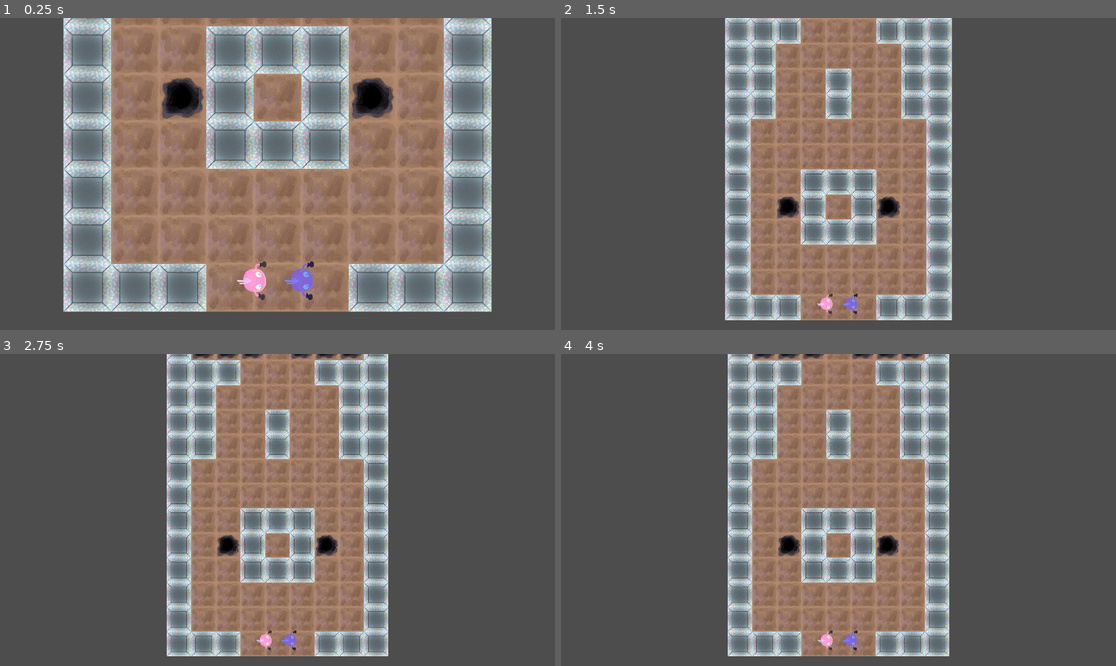
Above: before the commit, frames 1-4 (two rows, left to right).
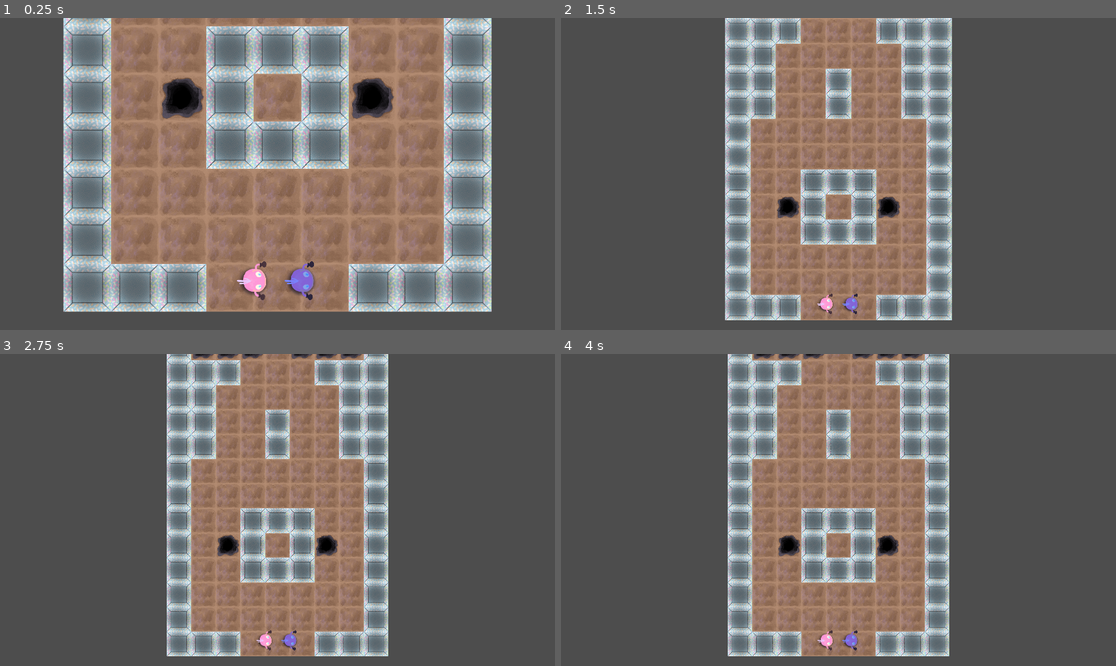
Above: after the commit, the same moments.

Repository: HephepTeam/GGJ2024
Game: Godot game, scene res://tile_map.tscn
The game is run twice, just before and just after one commit, with the same random seed, the same clock (stepped at 60 frames per second) and the same inputs. The project has no main scene, so this scene is started directly.
Inputs:
- Up to frame 1 (0.25 s): no input
- Up to frame 2 (1.5 s): no input
- Up to frame 3 (2.75 s): no input
- Up to frame 4 (4 s): tap Enter at 3.5 s

The runs differ from the first frame. In frame 1, 0.2% of the frame differs, in the area x 43-57%, y 79-90%; in frame 2, less than 0.1%; in frame 3, less than 0.1%; in frame 4, less than 0.1%.

Commit message:
shadown + footstep
ajout de l'ombre et du fx de pas

Diff:
--- /dev/null
+++ b/GGJ2024/scenes/player/footstep.gd
@@ -0,0 +1,6 @@
+extends CPUParticles2D
+
+func _ready():
+	emitting = true
+	await get_tree().create_timer(1).timeout
+	queue_free()
--- /dev/null
+++ b/GGJ2024/scenes/player/footstep.tres
@@ -0,0 +1,31 @@
+[gd_resource type="ParticleProcessMaterial" load_steps=5 format=3 uid="uid://b3uk2h8qogire"]
+
+[sub_resource type="Gradient" id="Gradient_7mxxc"]
+
+[sub_resource type="GradientTexture1D" id="GradientTexture1D_avofs"]
+gradient = SubResource("Gradient_7mxxc")
+
+[sub_resource type="Curve" id="Curve_5vonf"]
+_data = [Vector2(0, 0.486792), 0.0, 0.0, 0, 0, Vector2(1, 1), 0.0, 0.0, 0, 0]
+point_count = 2
+
+[sub_resource type="CurveTexture" id="CurveTexture_130dp"]
+curve = SubResource("Curve_5vonf")
+
+[resource]
+lifetime_randomness = 0.3
+particle_flag_disable_z = true
+emission_shape = 1
+emission_sphere_radius = 45.0
+direction = Vector3(1, 1, 0)
+spread = 90.0
+initial_velocity_min = 50.0
+initial_velocity_max = 50.0
+angular_velocity_min = -80.0
+angular_velocity_max = 80.0
+gravity = Vector3(0, 0, 0)
+scale_min = 10.0
+scale_max = 10.0
+scale_curve = SubResource("CurveTexture_130dp")
+color = Color(0.611765, 0.611765, 0.611765, 1)
+color_ramp = SubResource("GradientTexture1D_avofs")
--- /dev/null
+++ b/GGJ2024/scenes/player/footstep.tscn
@@ -0,0 +1,26 @@
+[gd_scene load_steps=4 format=3 uid="uid://da3iircjmaxe1"]
+
+[ext_resource type="Script" path="res://scenes/player/footstep.gd" id="1_1ijjy"]
+
+[sub_resource type="Curve" id="Curve_17cl0"]
+_data = [Vector2(0, 0.532076), 0.0, 0.0, 0, 0, Vector2(0.996324, 1), 0.0, 0.0, 0, 0]
+point_count = 2
+
+[sub_resource type="Gradient" id="Gradient_jtecb"]
+
+[node name="footstep" type="CPUParticles2D"]
+emitting = false
+one_shot = true
+emission_shape = 1
+emission_sphere_radius = 45.0
+direction = Vector2(1, 1)
+spread = 90.0
+gravity = Vector2(0, 0)
+initial_velocity_min = 50.0
+initial_velocity_max = 50.0
+scale_amount_min = 10.0
+scale_amount_max = 10.0
+scale_amount_curve = SubResource("Curve_17cl0")
+color = Color(0.509804, 0.509804, 0.509804, 1)
+color_ramp = SubResource("Gradient_jtecb")
+script = ExtResource("1_1ijjy")
--- a/GGJ2024/scenes/player/player_rigid.gd
+++ b/GGJ2024/scenes/player/player_rigid.gd
@@ -6,6 +6,11 @@
 const dash_force = 2000
 
 @export var gamepad = 0
+
+#integration de l'effet foot step
+@export var footstep_scene: PackedScene = null
+var last_step = 0
+
 @onready var animated_sprite = $AnimatedSprite2D
 
 var state = null
@@ -48,6 +53,7 @@
 			var target_force = direction * force
 			apply_central_impulse(target_force)
 			rotate_sprite(direction)
+			handle_player_particles()
 			if get_dash_input():
 				dash(direction)
 			if abs(direction.length()) < 0.3:
@@ -67,6 +73,10 @@
 		states.DEAD:
 			print("DEAD")
 
+func handle_player_particles():
+	var footstep_instance = footstep_scene.instantiate()
+	footstep_instance.global_position = Vector2(global_position.x-50,global_position.y-50)
+	get_parent().add_child(footstep_instance)
 
 func go_fall():
 	if state != states.DASH:
--- a/GGJ2024/scenes/player/player_rigid.tscn
+++ b/GGJ2024/scenes/player/player_rigid.tscn
@@ -1,7 +1,9 @@
-[gd_scene load_steps=9 format=3 uid="uid://ok1sa3u2d6lv"]
+[gd_scene load_steps=11 format=3 uid="uid://ok1sa3u2d6lv"]
 
 [ext_resource type="Script" path="res://scenes/player/player_rigid.gd" id="1_bau7k"]
 [ext_resource type="Texture2D" uid="uid://dvoktc0vi7ryc" path="res://assets/graphics/player_1.png" id="2_4tvpp"]
+[ext_resource type="PackedScene" uid="uid://da3iircjmaxe1" path="res://scenes/player/footstep.tscn" id="2_asjrs"]
+[ext_resource type="Texture2D" uid="uid://drgqnyfp8reji" path="res://assets/graphics/shadow.png" id="2_pn7ti"]
 [ext_resource type="Texture2D" uid="uid://dahmnhqanhfhr" path="res://assets/graphics/fall/fall_down.png" id="2_uupgx"]
 [ext_resource type="Texture2D" uid="uid://bsbvjpp6yfvuj" path="res://assets/graphics/player_2.png" id="3_kws3v"]
 [ext_resource type="Texture2D" uid="uid://wkteguk57ic3" path="res://assets/graphics/fall/fall_up.png" id="3_m17gn"]
@@ -61,6 +63,11 @@
 linear_damp_mode = 1
 linear_damp = 5.0
 script = ExtResource("1_bau7k")
+footstep_scene = ExtResource("2_asjrs")
+
+[node name="Shadow" type="Sprite2D" parent="."]
+scale = Vector2(0.65, 0.65)
+texture = ExtResource("2_pn7ti")
 
 [node name="AnimatedSprite2D" type="AnimatedSprite2D" parent="."]
 sprite_frames = SubResource("SpriteFrames_a66c5")
Binary file added: GGJ2024/assets/graphics/shadow.png
Not shown, added: GGJ2024/assets/graphics/shadow.png.import
